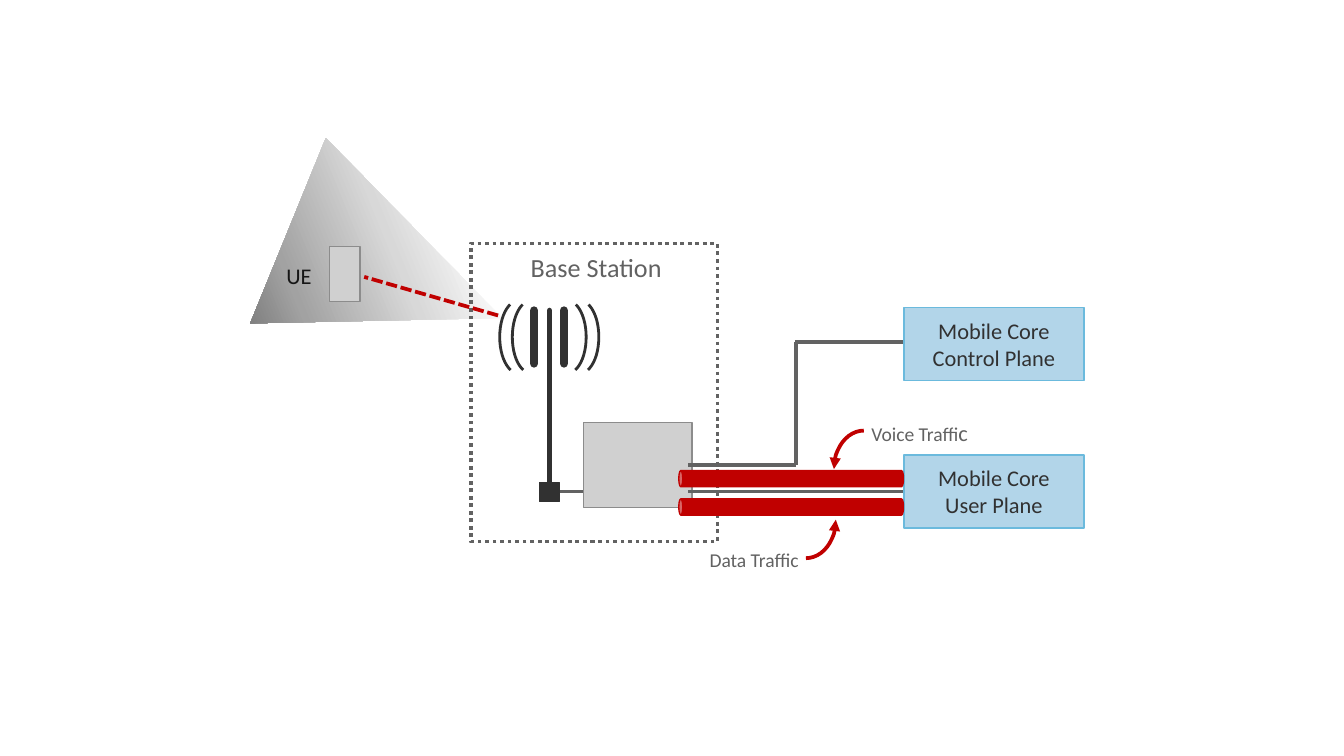
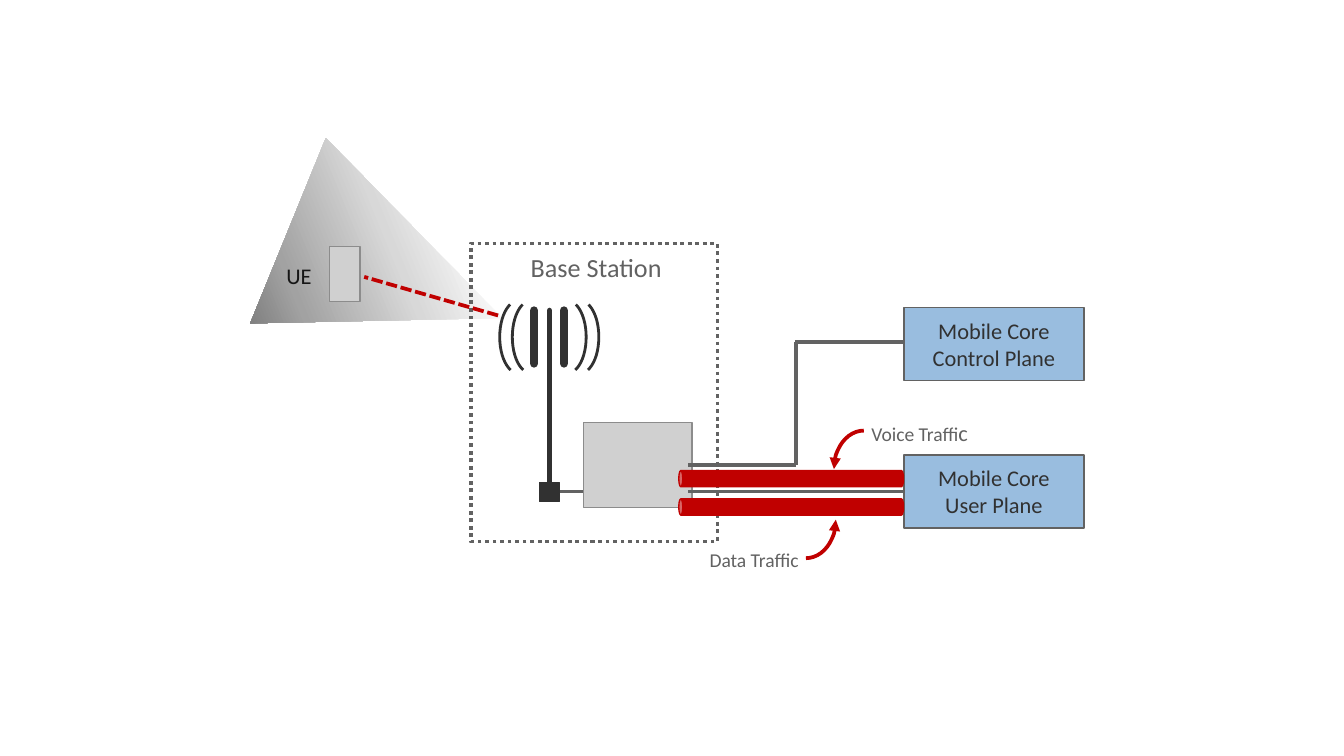
Before and after one commit to SystemsApproach/private5g, a slide deck: slide 8 of figures.pptx. Drawn at 1344x756 pixels with LibreOffice and Linux fonts; fonts in the diff are those of the drawing; grey boxes stand for pictures. Boxes give left, top, right and bottom in pixels: in the first picture for what was removed or moved away, otherwise in the second. Text is boxed around its words. In the diff, an @@ line names an element or a change of style, - is before the commit and + after.

```diff
--- a/figures.pptx
+++ b/figures.pptx
@@ rectangle "Mobile Core Control Plane" at (x1=905, y1=308, x2=1085, y2=380): fill #B2D5EA to #99BDDF; outline #6BBADD 0.75 pt to #626262 0.75 pt @@
@@ rectangle "Mobile Core" at (x1=905, y1=456, x2=1085, y2=528): fill #B2D5EA to #99BDDF; outline #6BBADD 0.75 pt to #626262 0.75 pt @@
```
Also in this commit, not shown: 23 other slides changed, 3 slides removed, 29 other files.
